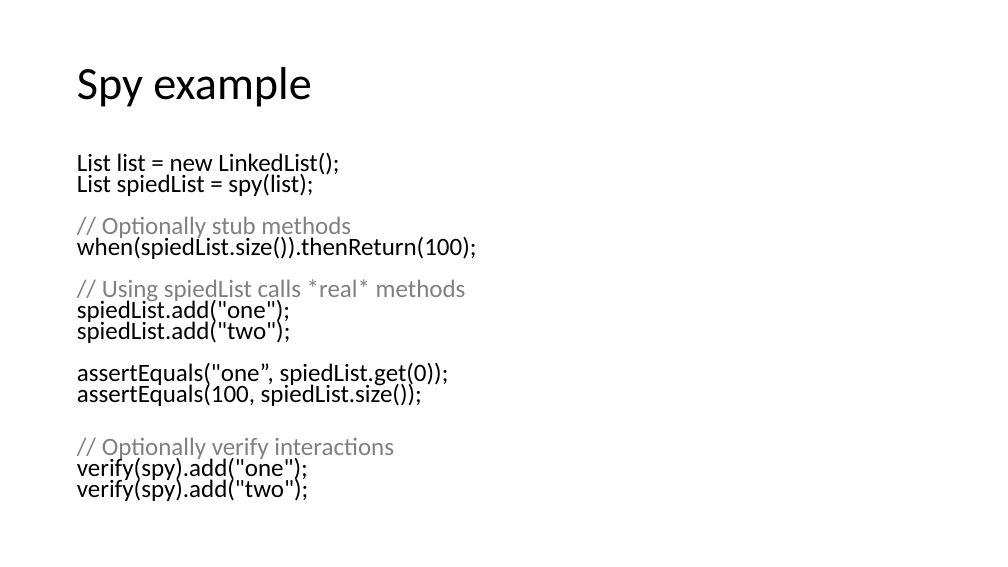
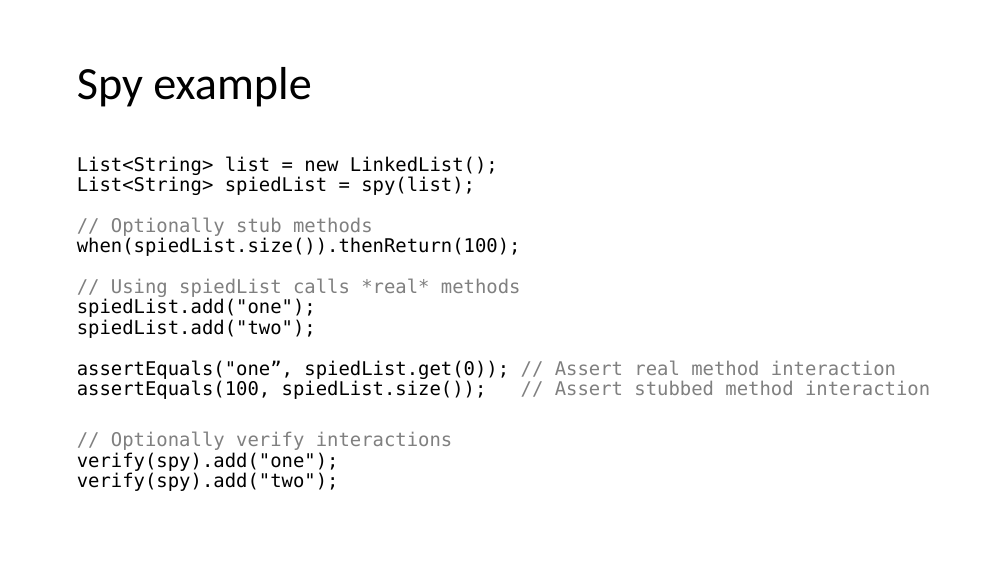
Before and after one commit to cebartling/test-driven, a slide deck: slide 10 of presentations/Introduction to Mockito.pptx. Drawn at 1008x567 pixels with LibreOffice and Linux fonts; fonts in the diff are those of the drawing. Boxes give left, top, right and bottom in pixels: in the first picture for what was removed or moved away, otherwise in the second. Text is boxed around its words. In the diff, an @@ line names an element or a change of style, - is before the commit and + after.

Commit message:
Introduction to Mockito presentation updates

```diff
--- a/presentations/Introduction to Mockito.pptx
+++ b/presentations/Introduction to Mockito.pptx
@@ text at [77, 156, 930, 399]: text changed; size 23.8 to 18 pt; font Calibri to DejaVu Sans Mono @@
-List list = new LinkedList();
-List spiedList = spy(list);
-// Optionally stub methods
-when(spiedList.size()).thenReturn(100);
-// Using spiedList calls *real* methods
-spiedList.add("one");
-spiedList.add("two");
-assertEquals("one”, spiedList.get(0));
-assertEquals(100, spiedList.size());
+List<String> list = new LinkedList();
+List<String> spiedList = spy(list);
+// Optionally stub methods
+when(spiedList.size()).thenReturn(100);
+// Using spiedList calls *real* methods
+spiedList.add("one");
+spiedList.add("two");
+assertEquals("one”, spiedList.get(0)); // Assert real method interaction
+assertEquals(100, spiedList.size()); // Assert stubbed method interaction
@@ text at [77, 431, 453, 491]: size 23.8 to 18 pt, font Calibri to DejaVu Sans Mono in "// Optionally verify interactions verify(spy).add("one"); ve ..."; line spacing 0.7 to 0.9 @@
```
